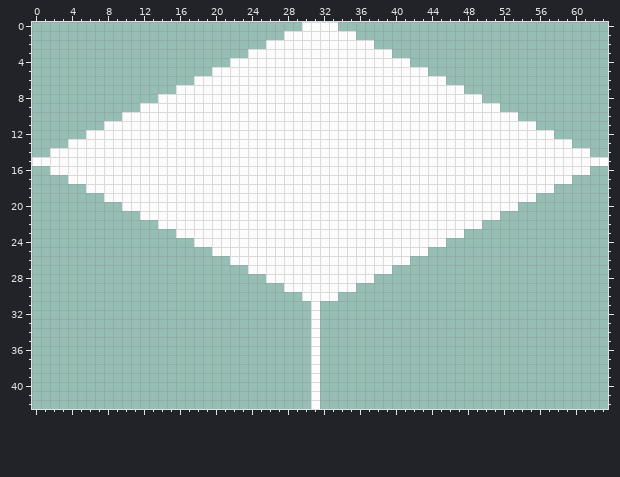
Two states of a pixel-art sprite, industries/club/1.png. The first picture shows the starting point.
The file is 64x43 pixels.
After:
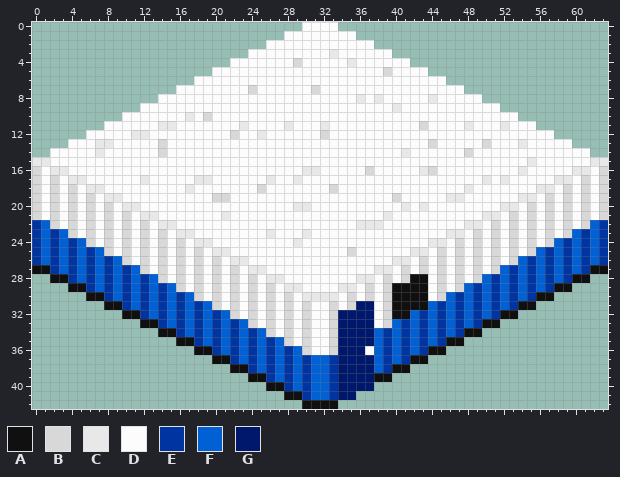
Palette (. is transparent): A #101010  B #d8d8d8  C #e8e8e8  D #fcfcfc  E #0034a0  F #0060d4  G #00186c
The commit says: modified(industry): Club Co-authored-by: TrueGRF <truegrf@truebrain.nl>
Difference:
@@ x 0..63 @@
  2 ..........................DDDDDDDDDDDD..........................
- 3 ........................DDDDDDDDDDDDDDDD........................
- 4 ......................DDDDDDDDDDDDDDDDDDDD......................
- 5 ....................DDDDDDDDDDDDDDDDDDDDDDDD....................
+ 3 ........................DDDDDDDDDCDDDDDD........................
+ 4 ......................DDDDDDDBDDDDDCDDDDDD......................
+ 5 ....................DDDDDDDDDDDDDDDDDDDBDDDD....................
  6 ..................DDDDDDDDDDDDDDDDDDDDDDDDDDDD..................
- 7 ................DDDDDDDDDDDDDDDDDDDDDDDDDDDDDDDD................
- 8 ..............DDDDDDDDDDDDDDDDDDDDDDDDDDDDDDDDDDDD..............
- 9 ............DDDDDDDDDDDDDDDDDDDDDDDDDDDDDDDDDDDDDDDD............
-10 ..........DDDDDDDDDDDDDDDDDDDDDDDDDDDDDDDDDDDDDDDDDDDD..........
-11 ........DDDDDDDDDDDDDDDDDDDDDDDDDDDDDDDDDDDDDDDDDDDDDDDD........
-12 ......DDDDDDDDDDDDDDDDDDDDDDDDDDDDDDDDDDDDDDDDDDDDDDDDDDDD......
-13 ....DDDDDDDDDDDDDDDDDDDDDDDDDDDDDDDDDDDDDDDDDDDDDDDDDDDDDDDD....
-14 ..DDDDDDDDDDDDDDDDDDDDDDDDDDDDDDDDDDDDDDDDDDDDDDDDDDDDDDDDDDDD..
-15 DDDDDDDDDDDDDDDDDDDDDDDDDDDDDDDDDDDDDDDDDDDDDDDDDDDDDDDDDDDDDDDD
-16 ..DDDDDDDDDDDDDDDDDDDDDDDDDDDDDDDDDDDDDDDDDDDDDDDDDDDDDDDDDDDD..
-17 ....DDDDDDDDDDDDDDDDDDDDDDDDDDDDDDDDDDDDDDDDDDDDDDDDDDDDDDDD....
-18 ......DDDDDDDDDDDDDDDDDDDDDDDDDDDDDDDDDDDDDDDDDDDDDDDDDDDD......
-19 ........DDDDDDDDDDDDDDDDDDDDDDDDDDDDDDDDDDDDDDDDDDDDDDDD........
-20 ..........DDDDDDDDDDDDDDDDDDDDDDDDDDDDDDDDDDDDDDDDDDDD..........
-21 ............DDDDDDDDDDDDDDDDDDDDDDDDDDDDDDDDDDDDDDDD............
-22 ..............DDDDDDDDDDDDDDDDDDDDDDDDDDDDDDDDDDDD..............
-23 ................DDDDDDDDDDDDDDDDDDDDDDDDDDDDDDDD................
-24 ..................DDDDDDDDDDDDDDDDDDDDDDDDDDDD..................
-25 ....................DDDDDDDDDDDDDDDDDDDDDDDD....................
-26 ......................DDDDDDDDDDDDDDDDDDDD......................
-27 ........................DDDDDDDDDDDDDDDD........................
-28 ..........................DDDDDDDDDDDD..........................
-29 ............................DDDDDDDD............................
-30 ..............................DDDD..............................
-31 ...............................D................................
-32 ...............................D................................
-33 ...............................D................................
-34 ...............................D................................
-35 ...............................D................................
-36 ...............................D................................
-37 ...............................D................................
-38 ...............................D................................
-39 ...............................D................................
-40 ...............................D................................
-41 ...............................D................................
-42 ...............................D................................
+ 7 ................DDDDDDDDBDDDDDDBDDDDDDDDDDDDDDDD................
+ 8 ..............DDDDDDDDDDDDDDDDDDDDDDCDCDDDDDCDDDDD..............
+ 9 ............DDDDDDDDDDDDDDDDDDDDDDDDDDDDCDDDDDDDDDDD............
+10 ..........DDDDDDDCDBDDDDDDDDDDDDDDDDDDDDDDDDDDDDDDDDDD..........
+11 ........DDDDDDCCDDDDDDDCDDDDCDDDCDDDDDDDDDDBDDDDCDDDCDDD........
+12 ......DDDDDCCDDDDDDDDDBDDCDDDDDDBDDDDDDDDDDDDDDDDDDDDDDDDD......
+13 ....DDDCCDDDDDBDDDDDDDDDDDDDDDDDDDDDDDDDDDDDBDDDDDBDDDCDDDDD....
+14 ..DDDDDCDDDDDDBDDDDDDDDDDDDDDDDDDDDDDDDDDCDDDDDDBDDDDDDDDDDDDD..
+15 CCDDDDDDDDDDDDDDDDDDDDDDDDDDDDDDDDDDDDDDDDDDDDDDDDDDDDDCDDDDDDCC
+16 BDCCDDDDDDDDDDDDDDDDDDDDDDDDDDCCDDDDDBDDDDDCBDDDDDDDDDCDDDDDCCDB
+17 BDBDCCDDDDDDCDDDDDCCDDDDDDCDDCDDDDDDDDDDDDDDDDDDDDCDCDDDDDCCDBDB
+18 BDBDBDCCDDDDDDDDDCDDDDDDDBDDDDDDDBDDDDDDDDDDDDDDCDDDDDDDCCDBDBDB
+19 BDBDBDBDCCDDDDDDDDDDBBDDDDDDDDDDDDDDDDDDBDDDDDCCDDDDDDCCDBDBDBDB
+20 BDBDBDBDBDCCDDDDDDDDDDDDDDDDDCCDDDDDDDDDDCDCDDDDDDDDCCDBDBDBDBDB
+21 BDBDBDBDBDBDCCDDDDDDDCDDDDDDDDDDDDDDDDDCDDDDDDDDDDCCDBDBDBDBDBDB
+22 EFBDBDBDBDBDBDCCDDDDDDDDDDDDDDDDDDDDCCCDDDDDDDDDCCDBDBDBDBDBDBFE
+23 EFEFBDBDBDBDBDBDCCDDDDDDDDCDDDCDDDDDDDDDDDDDDDCCDBDBDBDBDBDBFEFE
+24 EFEFEFBDBDBDBDBDBDCCDDDDDDDDDCDDDDDDDDDDDDDDCCDBDBDBDBDBDBFEFEFE
+25 EFEFEFEFBDBDBDBDBDBDCCDDDDDDDDDDDDDBDDDDDDCCDBDBDBDBDBDBFEFEFEFE
+26 EFEFEFEFEFBDBDBDBDBDBDCCDDDDDDDDDDDDDDDDCCDBDBDBDBDBDBFEFEFEFEFE
+27 AAEFEFEFEFEFBDBDBDBDBDBDCCDDDDDDDDDDDDCCDBDBDBDBDBDBFEFEFEFEFEAA
+28 ..AAEFEFEFEFEFBDBDBDBDBDBDCCDDDDDDDDCCDBDBAADBDBDBFEFEFEFEFEAA..
+29 ....AAEFEFEFEFEFBDBDBDBDBDBDCCDDDDCCDBDBAAAADBDBFEFEFEFEFEAA....
+30 ......AAEFEFEFEFEFBDBDBDBDBDBDCCCCDBDBDBAAAADBFEFEFEFEFEAA......
+31 ........AAEFEFEFEFEFBDBDBDBDBDBDDBDBGGDBAAAAFEFEFEFEFEAA........
+32 ..........AAEFEFEFEFEFBDBDBDBDBDDBGGGGDBAAFEFEFEFEFEAA..........
+33 ............AAEFEFEFEFEFBDBDBDBDDBGGGGDBFEFEFEFEFEAA............
+34 ..............AAEFEFEFEFEFBDBDBDDBGGGGFEFEFEFEFEAA..............
+35 ................AAEFEFEFEFEFBDBDDBGGGGFEFEFEFEAA................
+36 ..................AAEFEFEFEFEFBDDBGGGDFEFEFEAA..................
+37 ....................AAEFEFEFEFEFFEGGGGFEFEAA....................
+38 ......................AAEFEFEFEFFEGGGGFEAA......................
+39 ........................AAEFEFEFFEGGGGAA........................
+40 ..........................AAEFEFFEGGGG..........................
+41 ............................AAEFFEGG............................
+42 ..............................AAAA..............................
Boxes around the changes in both pictures, in picture pixels (x1, y1, x2, y2):
changed: (32, 49, 608, 409)
